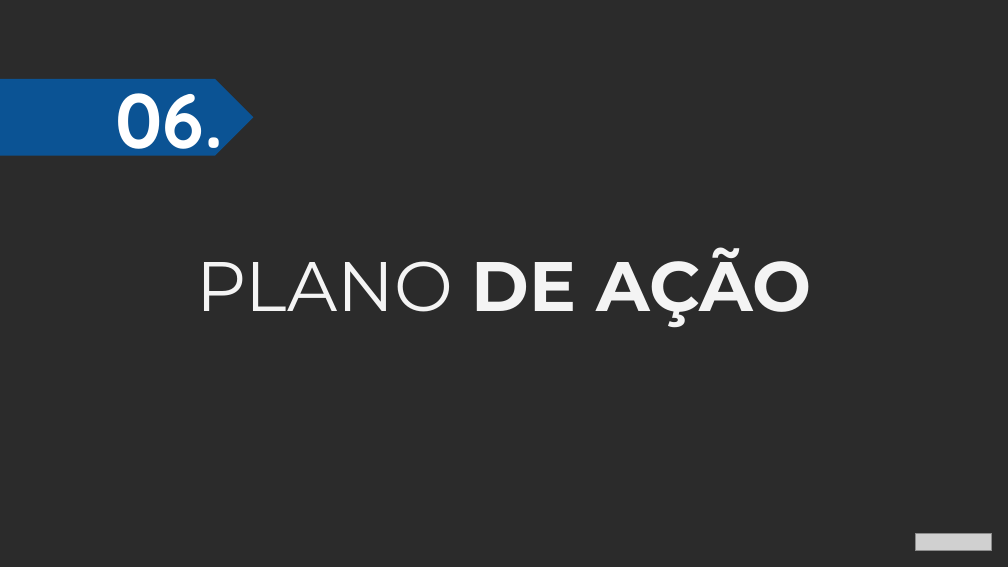
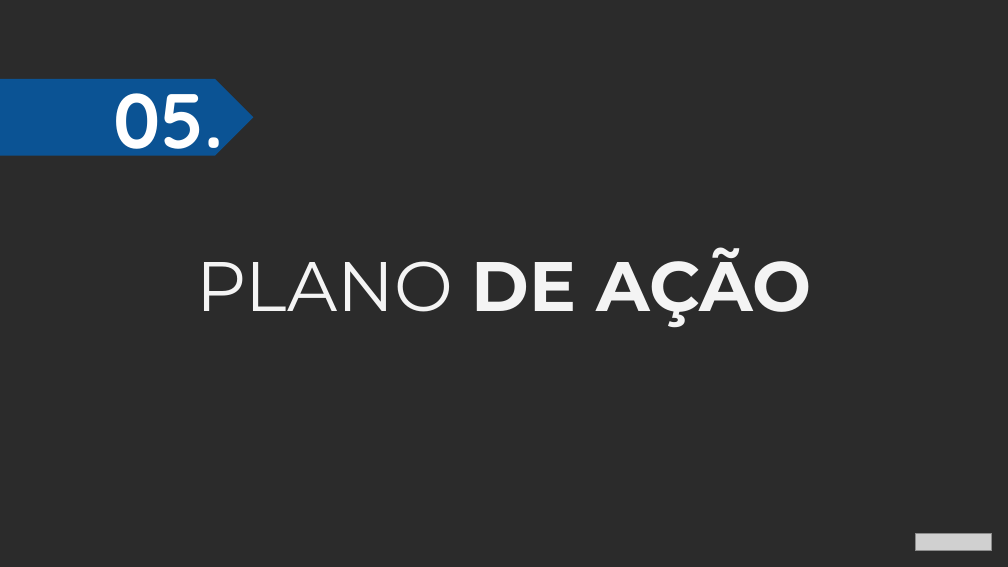
Before and after one commit to MatheusBoomer/growth-cycle-boomer, a slide deck: slide 51 of clientes/_fixtures/verdeluz/base/app/propostas/af3eb9ea-451d-d6f5-3f3d-44d3a8131ce2.pptx (slide 56 before the commit). Drawn at 1008x567 pixels with LibreOffice and Linux fonts; fonts in the diff are those of the drawing; grey boxes stand for pictures; background and template pictures are left out; a plain dark background stands for a picture behind light text. Boxes give left, top, right and bottom in pixels: in the first picture for what was removed or moved away, otherwise in the second. Text is boxed around its words. In the diff, an @@ line names an element or a change of style, - is before the commit and + after.

```diff
--- a/clientes/_fixtures/verdeluz/base/app/propostas/af3eb9ea-451d-d6f5-3f3d-44d3a8131ce2.pptx
+++ b/clientes/_fixtures/verdeluz/base/app/propostas/af3eb9ea-451d-d6f5-3f3d-44d3a8131ce2.pptx
@@ text in pentagon arrow at [113, 68, 224, 168]: text changed @@
-06.
+05.
```
Also in this commit, not shown: 3 other slides changed, 5 slides removed, 9 other files.
